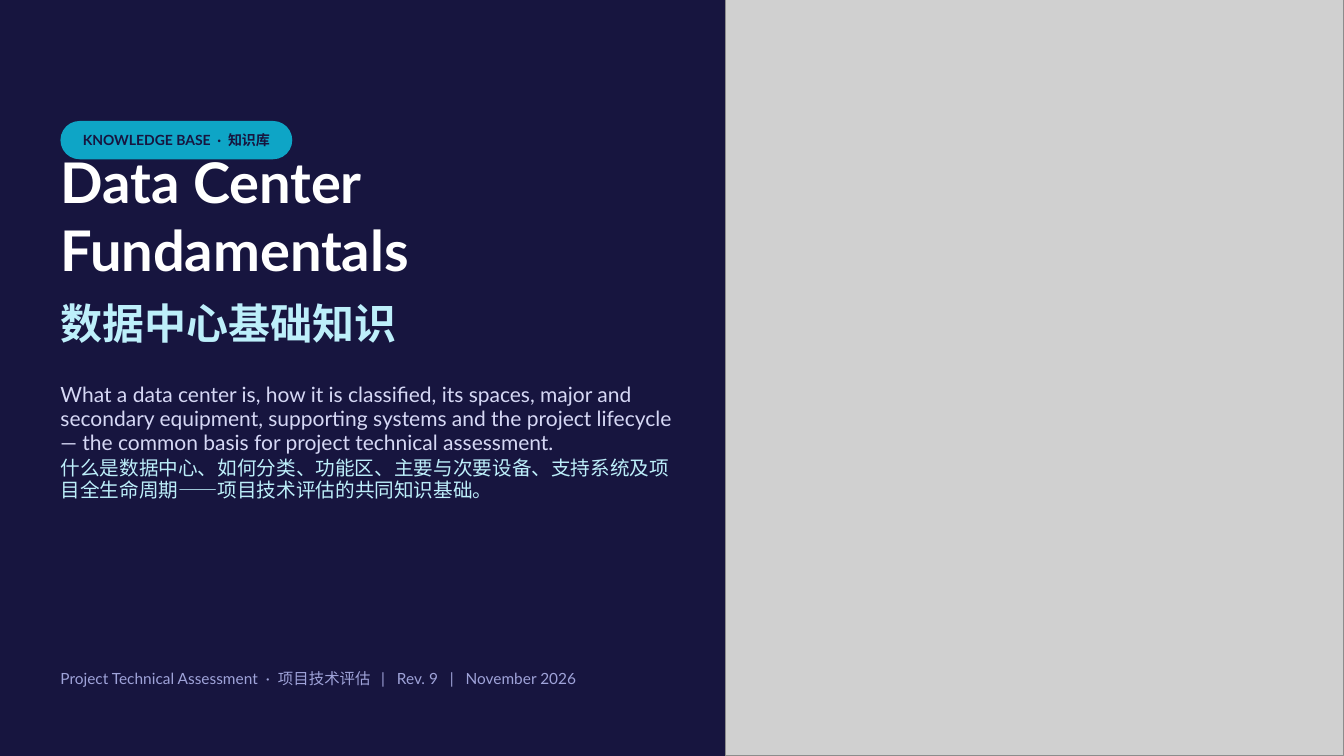
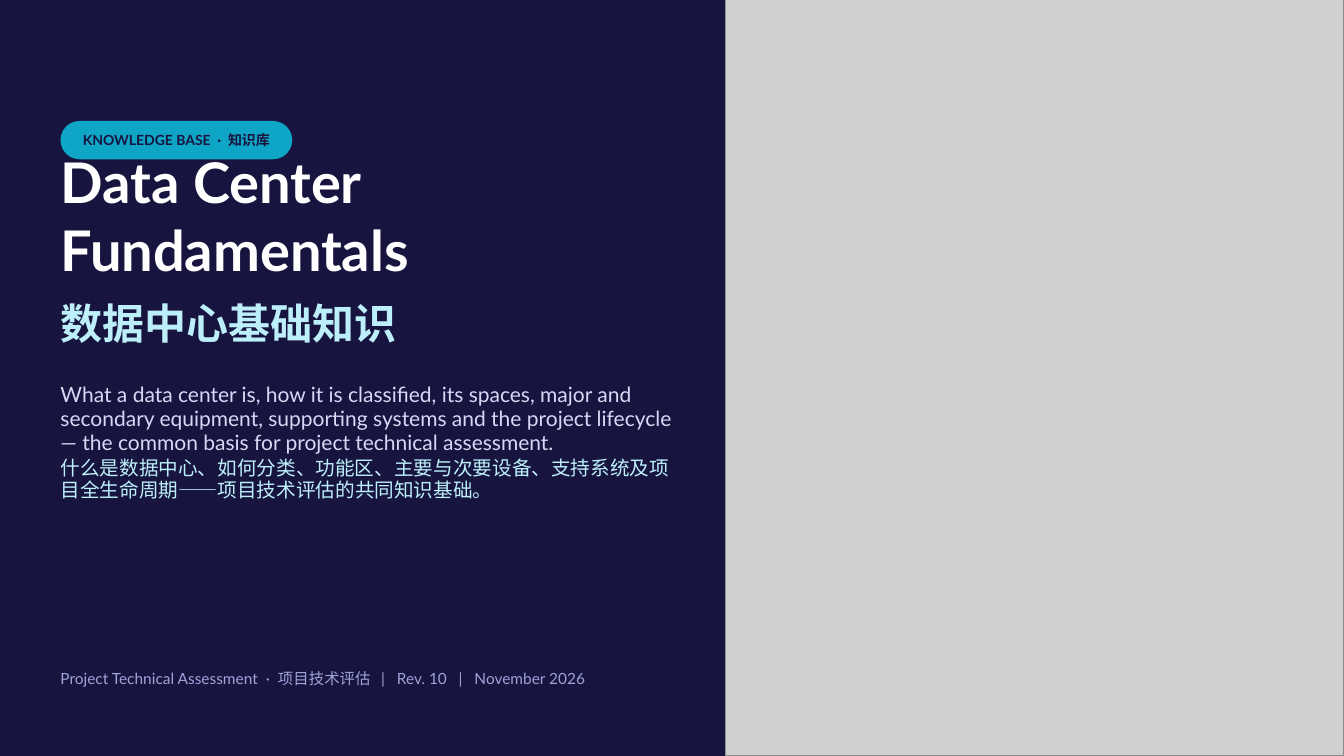
Before and after one commit to Alexandervsq/Data-Center-Project-Assessment, a slide deck: slide 1 of downloads/Data Center Knowledge Base (EN-ZH).pptx. Drawn at 1344x756 pixels with LibreOffice and Linux fonts; fonts in the diff are those of the drawing; grey boxes stand for pictures. Boxes give left, top, right and bottom in pixels: in the first picture for what was removed or moved away, otherwise in the second. Text is boxed around its words. In the diff, an @@ line names an element or a change of style, - is before the commit and + after.

```diff
--- a/downloads/Data Center Knowledge Base (EN-ZH).pptx
+++ b/downloads/Data Center Knowledge Base (EN-ZH).pptx
@@ text at bbox=[60, 671, 585, 687]: text changed @@
-Project Technical Assessment · 项目技术评估 | Rev. 9 | November 2026
+Project Technical Assessment · 项目技术评估 | Rev. 10 | November 2026
```
Also in this commit, not shown: 2 other slides changed, 1 slide added, 7 other files.
